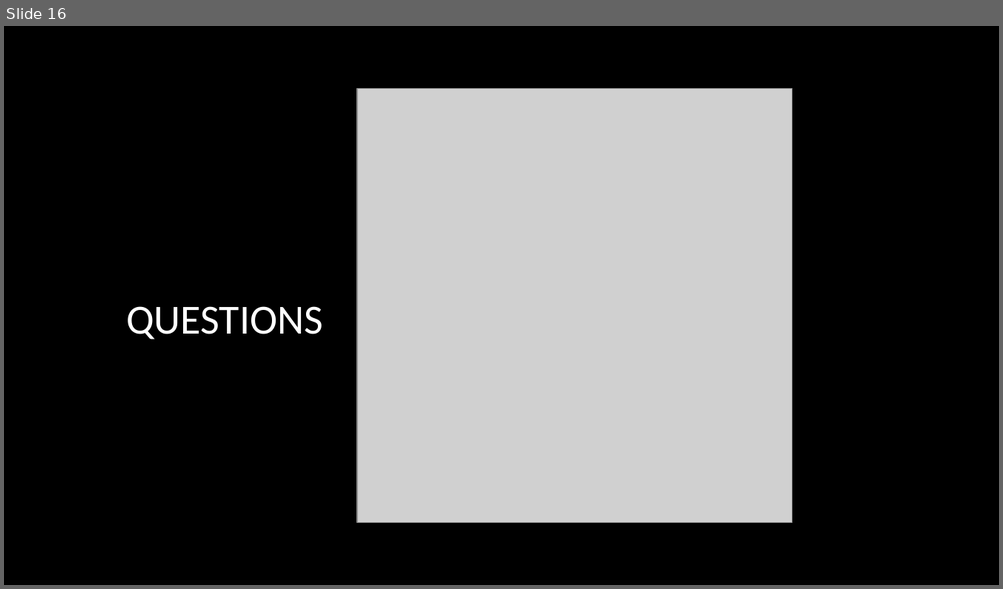
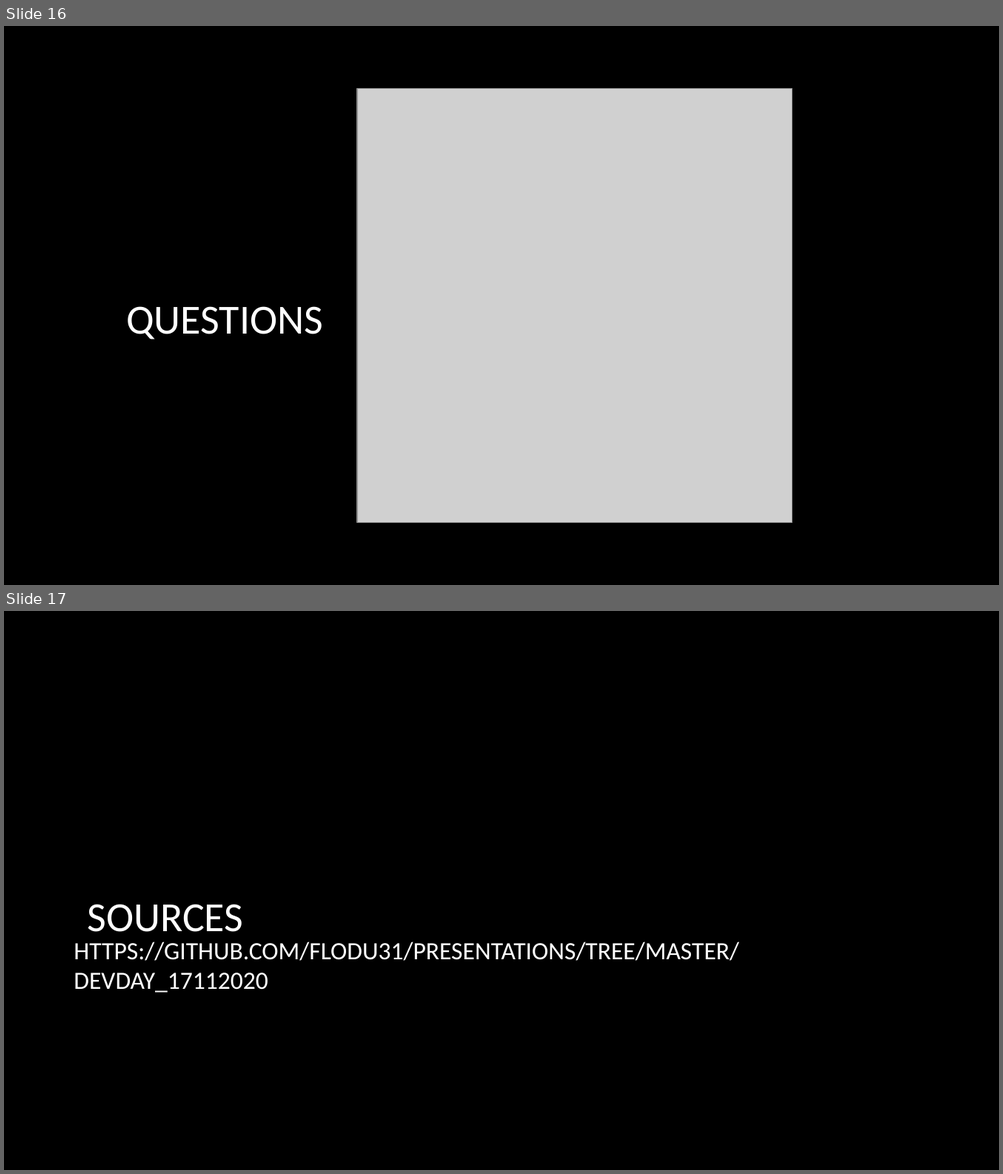
Before and after one commit to Flodu31/Presentations, a slide deck: DevDay_17112020/DevDay.pptx. Shown one above the other, each under a label of ours: slide 16 before the commit, slides 16 and 17 after it. The pictures are 1003x589 and 1003x1174 pixels, drawn with LibreOffice and Linux fonts; fonts in the diff are those of the drawing; grey boxes stand for pictures; background and template pictures are left out. Boxes give left, top, right and bottom in pixels: in the first picture for what was removed or moved away, otherwise in the second. Text is boxed around its words. In the diff, an @@ line names an element or a change of style, - is before the commit and + after.

```diff
--- a/DevDay_17112020/DevDay.pptx
+++ b/DevDay_17112020/DevDay.pptx
@@ slide 17 added at [4,611,999,1170], background picture (left out) @@
@@ title added at [88,904,244,932], 40 pt, text #FFFFFF @@
+SOURCES
@@ text added at [74,942,739,993], 24 pt, text #FFFFFF @@
+HTTPS://GITHUB.COM/FLODU31/PRESENTATIONS/TREE/MASTER/DEVDAY_17112020
```
Also in this commit, not shown: 6 slides changed, 5 other files.
